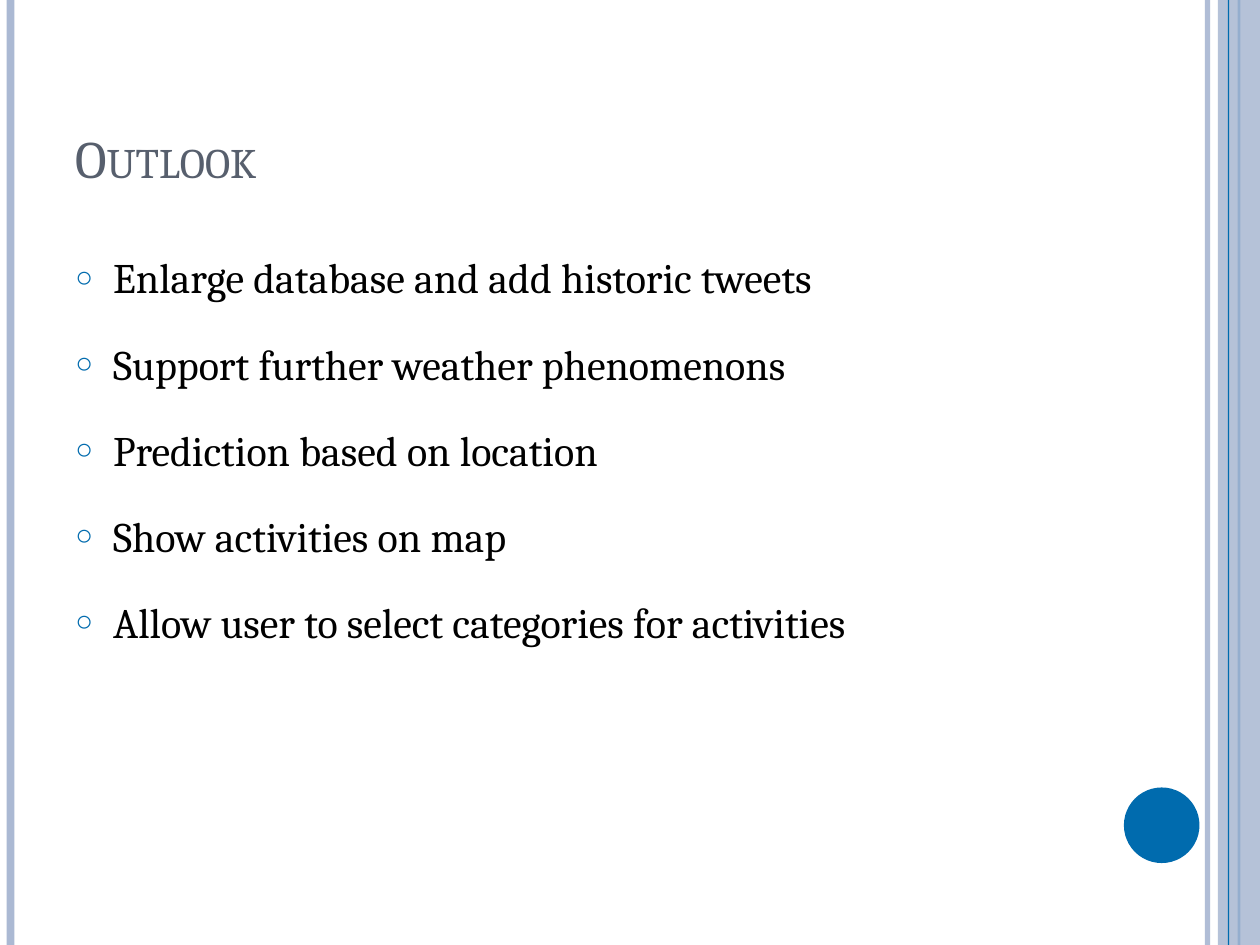
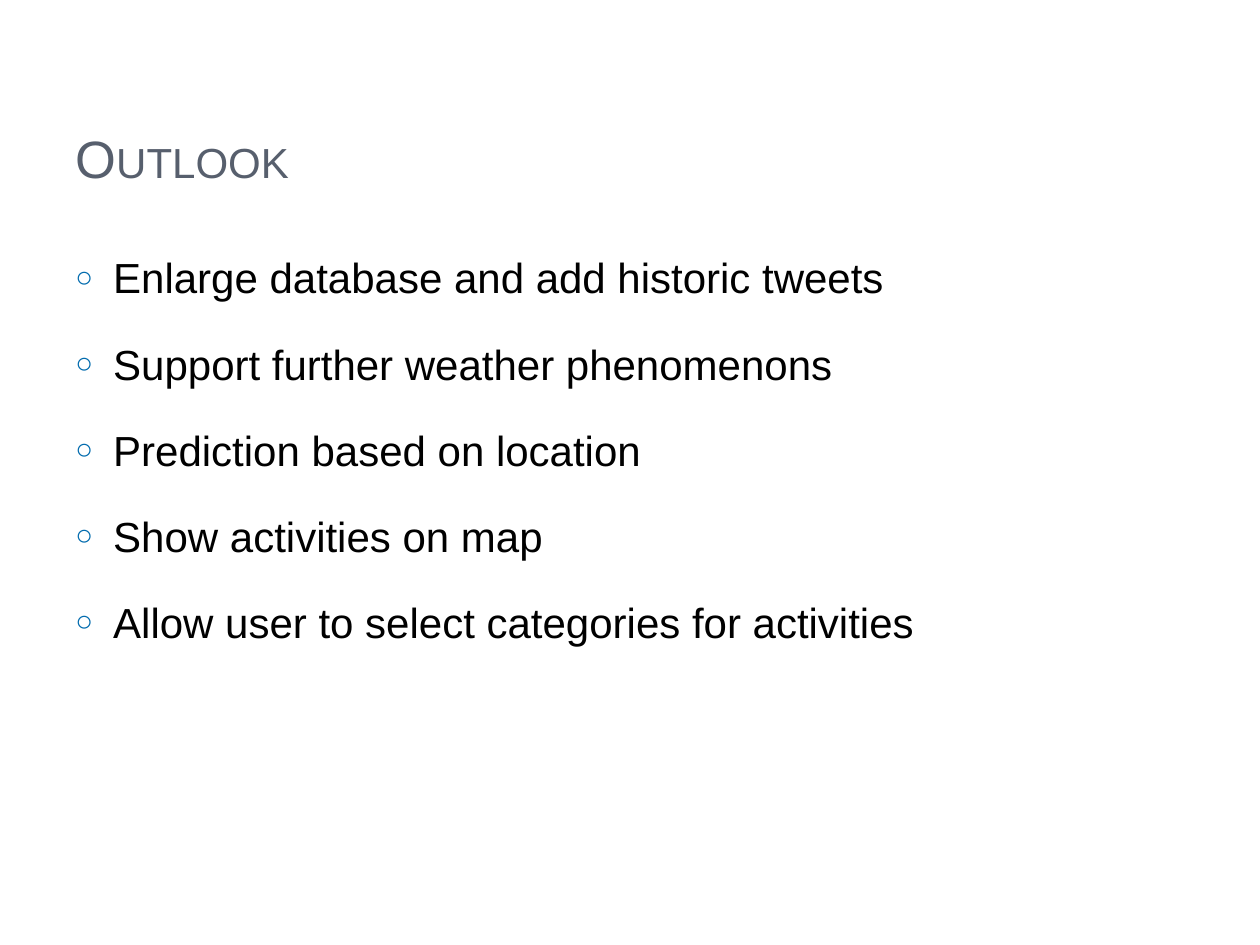
Before and after one commit to WYSIWYG-Fan/PrAct, a slide deck: slide 8 of Presentation.pptx. Drawn at 1260x945 pixels with LibreOffice and Linux fonts; fonts in the diff are those of the drawing; background and template pictures are left out. Boxes give left, top, right and bottom in pixels: in the first picture for what was removed or moved away, otherwise in the second. Text is boxed around its words. In the diff, an @@ line names an element or a change of style, - is before the commit and + after.

```diff
--- a/Presentation.pptx
+++ b/Presentation.pptx
@@ line removed from (10, 0) to (10, 945) @@
@@ line removed from (1207, 0) to (1207, 945) @@
@@ rectangle removed at [1218,0,1260,945] @@
@@ line removed from (1228, 0) to (1228, 945) @@
@@ line removed from (1239, 0) to (1239, 945) @@
@@ title "Outlook" at [63,38,1092,195]: font Cambria to Arial @@
@@ text "Enlarge database and add historic ..." at [113,262,914,646]: font Cambria to Arial @@
@@ ellipse removed at [1124,788,1200,863] @@
```
Also in this commit, not shown: 7 other slides changed.
